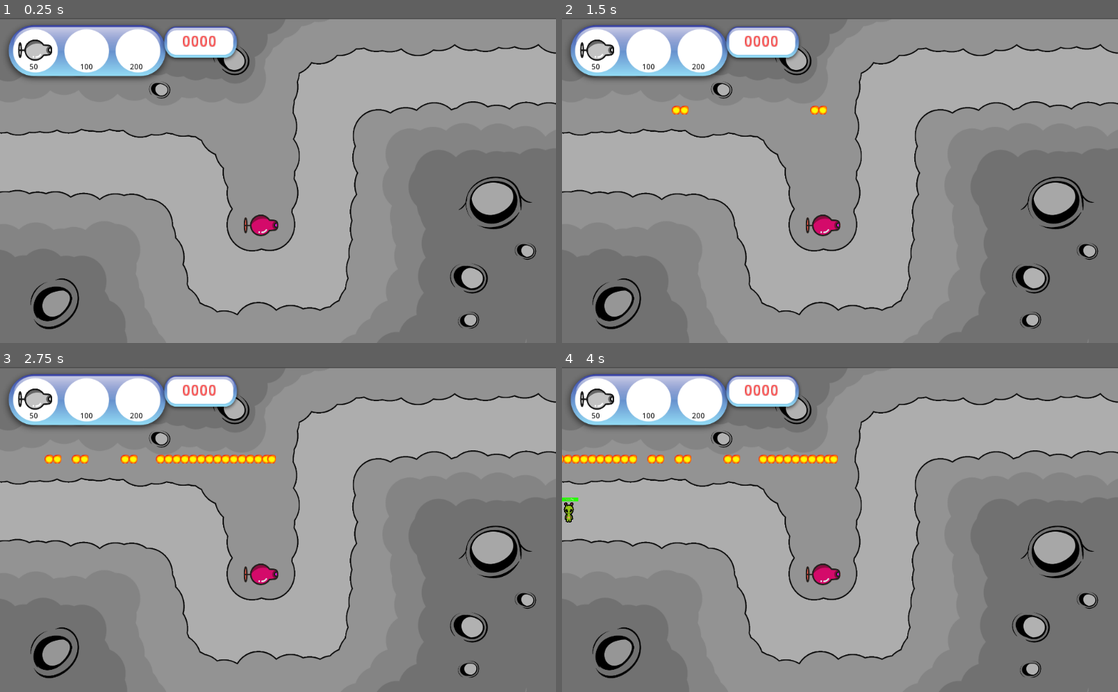
Above: before the commit, frames 1-4 (two rows, left to right).
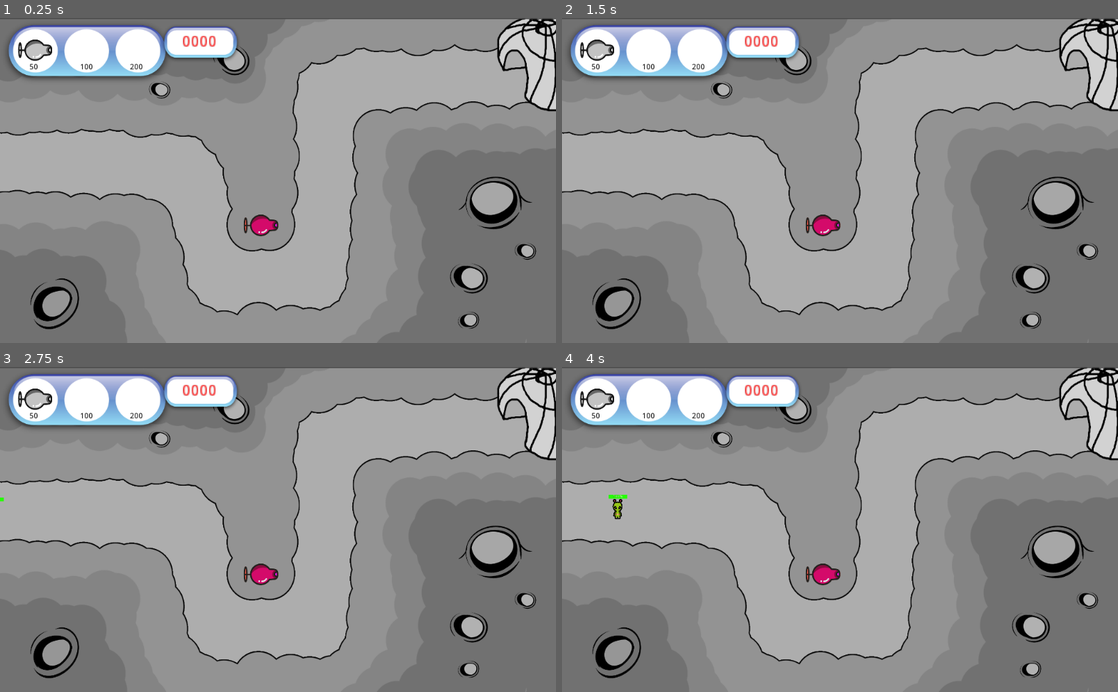
Above: after the commit, the same moments.

Repository: emilioeigler/Lunar_defense
Game: Godot game, scene res://Scenes/Level01.tscn
Same seed, same stepped clock (60 frames per second), same inputs: the game is played once before the commit and once after it. This scene is started directly instead of the project's main scene.
Inputs:
- Up to frame 1 (0.25 s): no input
- Up to frame 2 (1.5 s): tap Enter (ui_accept) at 0.5, 1.35 s; hold Enter (ui_accept) 0.53-1.28 s
- Up to frame 3 (2.75 s): tap Enter (ui_accept) at 1.52, 1.82 s; hold Enter (ui_accept) from 2.03 s (still down)
- Up to frame 4 (4 s): release Enter (ui_accept) at 2.78 s; tap Enter (ui_accept) at 2.85, 3.02, 3.32 s; hold Enter (ui_accept) from 3.53 s (still down)

The runs differ from the first frame. In frame 1, 2.0% of the frame differs, in the area x 89-100%, y 0-29%; in frame 2, 2.1%; in frame 3, 2.8%; in frame 4, 3.2%, in the area x 0-100%, y 0-48%.

Commit message:
base lunar sprite

Diff:
--- a/Scenes/Enemy01.tscn
+++ b/Scenes/Enemy01.tscn
@@ -50,7 +50,7 @@
 ]]
 position = Vector2( -1.2605, 0 )
 script = ExtResource( 1 )
-speed = 0.5
+speed = 1.5
 
 [node name="Path2D" type="Path2D" parent="."]
 self_modulate = Color( 0.5, 0.6, 1, 0.7 )
--- a/Scenes/Level01.tscn
+++ b/Scenes/Level01.tscn
@@ -6,6 +6,7 @@
 [ext_resource path="res://Art/background01.png" type="Texture" id=4]
 [ext_resource path="res://Scenes/Arma01.tscn" type="PackedScene" id=5]
 [ext_resource path="res://Scenes/GUI.tscn" type="PackedScene" id=6]
+[ext_resource path="res://Art/base.png" type="Texture" id=7]
 
 [sub_resource type="Curve2D" id=1]
 
@@ -45,3 +46,9 @@
 
 [node name="GUI" parent="." instance=ExtResource( 6 )]
 position = Vector2( 1.0264, 2.89694 )
+
+[node name="base" type="Sprite" parent="."]
+position = Vector2( 971.587, 88.1926 )
+scale = Vector2( 0.536, 0.558 )
+z_index = 1
+texture = ExtResource( 7 )
--- a/Script/Level01.gd
+++ b/Script/Level01.gd
@@ -5,16 +5,6 @@
 export (PackedScene) var Bala
 
 var enemigo01
-var enemigo02
-var enemigo03
-var enemigo04
-var enemigo05
-var enemigo06
-var enemigo07
-
-
-
-var bala
 
 var timer = 0
 
@@ -25,21 +15,18 @@
 	timer += 1
 	if timer == 150:
 		_nuevo_enemigo(enemigo01)
-
-	if Input.is_action_pressed('ui_accept'):
-		bala = Bala.instance()
-		bala.pos = Vector2 (500,170)
-		bala.dir = Vector2(-1,0)
-		add_child(bala)
-
 	if timer == 350:
-		_nuevo_enemigo(enemigo02)
+		_nuevo_enemigo(enemigo01)
 	if timer == 650:
-		_nuevo_enemigo(enemigo03)
+		_nuevo_enemigo(enemigo01)
 	if timer == 900:
-		_nuevo_enemigo(enemigo04)
+		_nuevo_enemigo(enemigo01)
 	if timer == 1250:
-		_nuevo_enemigo(enemigo05)
+		_nuevo_enemigo(enemigo01)
+	if timer == 1500:
+		_nuevo_enemigo(enemigo01)
+	if timer == 1600:
+		_nuevo_enemigo(enemigo01)
 
 	pass
 
Binary file changed: Art/background01.png
Binary file added: Art/base.png
Not shown, added: Art/base.png.import
Not shown: 1 places in Scenes/Level01.tscn that only renumber resources
